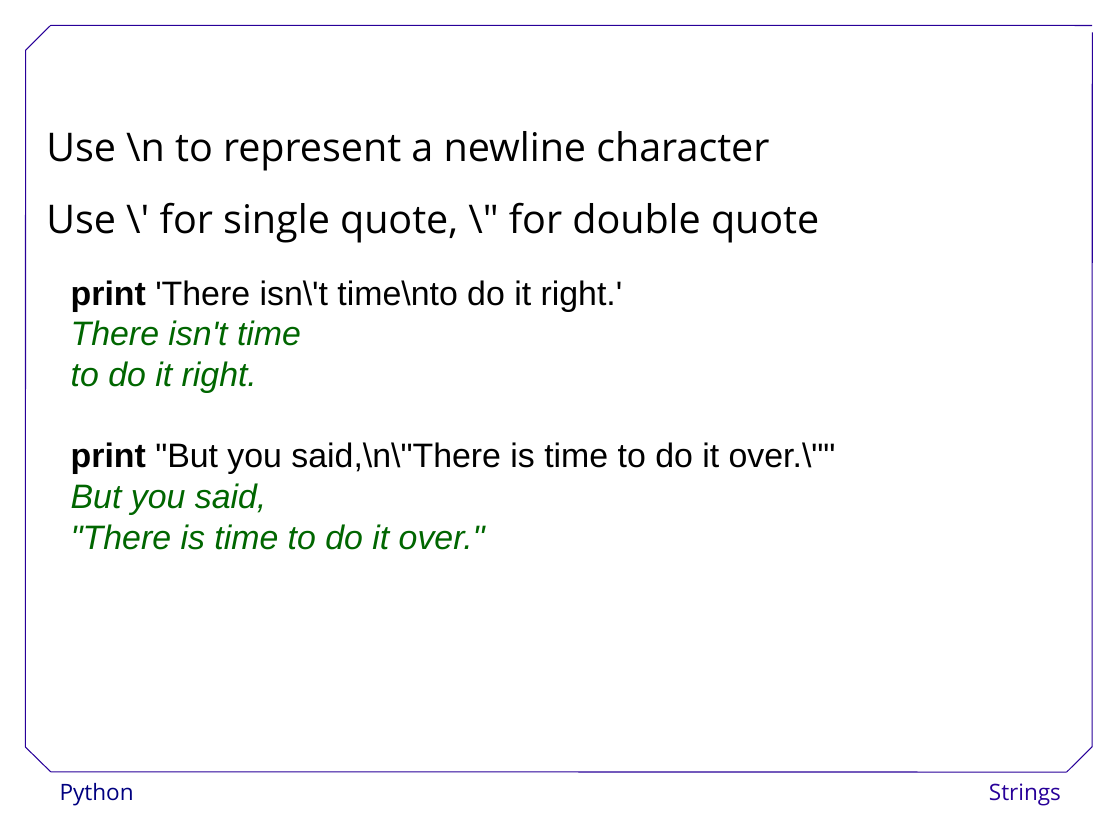
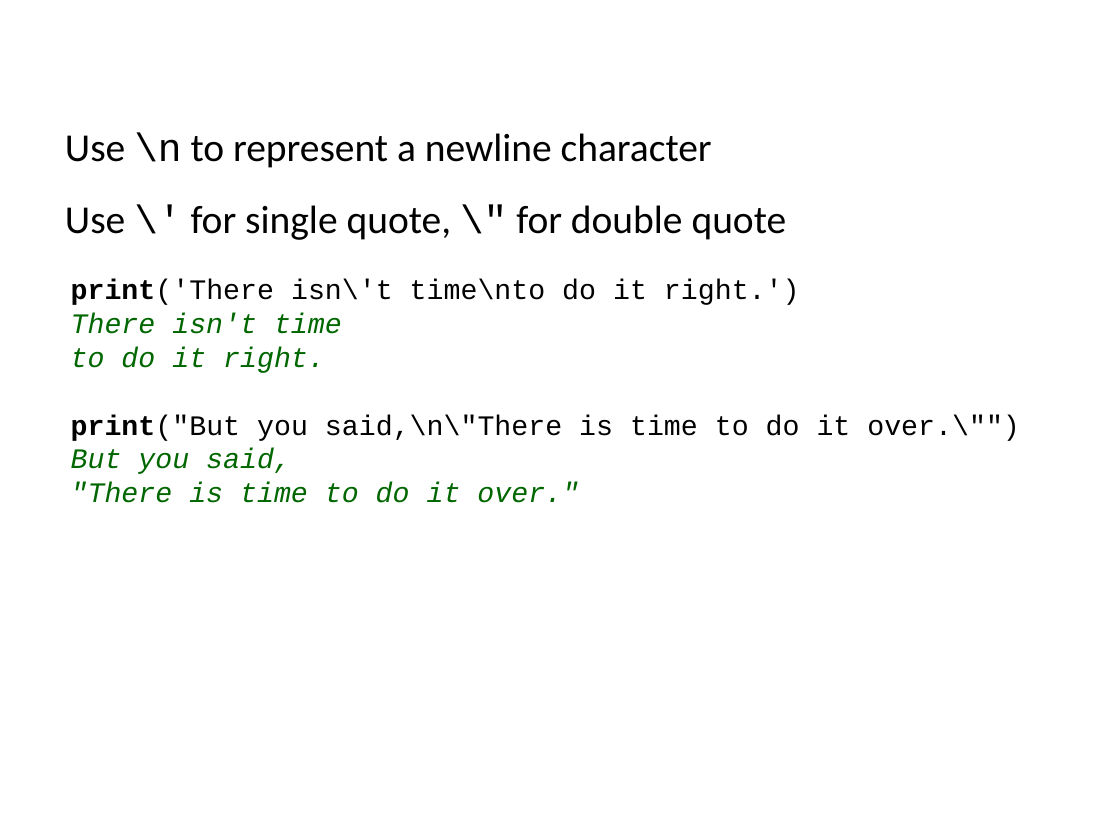
Before and after one commit to ncasuk/ncas-isc, a slide deck: slide 39 of python/presentations/learning_python/12_strings.ppt (slide 40 before the commit). Drawn at 1120x840 pixels with LibreOffice and Linux fonts; fonts in the diff are those of the drawing; background and template pictures are left out. Boxes give left, top, right and bottom in pixels: in the first picture for what was removed or moved away, otherwise in the second. Text is boxed around its words. In the diff, an @@ line names an element or a change of style, - is before the commit and + after.

Commit message:
Updated and checked learning_python12

```diff
--- a/python/presentations/learning_python/12_strings.ppt
+++ b/python/presentations/learning_python/12_strings.ppt
@@ text "Use \n to represent a ..." moved from (x1=46, y1=131, x2=819, y2=243) to (x1=65, y1=133, x2=787, y2=240) @@
@@ text "Use \n to represent a ..." at (x1=65, y1=133, x2=787, y2=240): font Open Sans to Calibri; font Open Sans to Courier New in "\n", "\' \"" @@
@@ text at (x1=71, y1=279, x2=800, y2=305): text changed; size 24 to 20 pt; font Arial to Courier New @@
-print 'There isn\'t time\nto do it right.'
+print('There isn\'t time\nto do it right.')
@@ text at (x1=71, y1=313, x2=579, y2=503): size 24 to 20 pt, font Arial to Courier New in "There isn't time", "to do it right.", "But you said,", ""There is time to do it over."" @@
@@ text at (x1=71, y1=415, x2=1020, y2=441): text changed; size 24 to 20 pt; font Arial to Courier New @@
-print "But you said,\n\"There is time to do it over.\""
+print("But you said,\n\"There is time to do it over.\"")
@@ group removed at (x1=25, y1=25, x2=1093, y2=772): 7 lines @@
@@ text removed at (x1=60, y1=783, x2=134, y2=806) @@
-Python
@@ text removed at (x1=989, y1=783, x2=1061, y2=806) @@
-Strings
```
Also in this commit, not shown: 58 other slides changed, 1 slide added, 2 slides removed.
